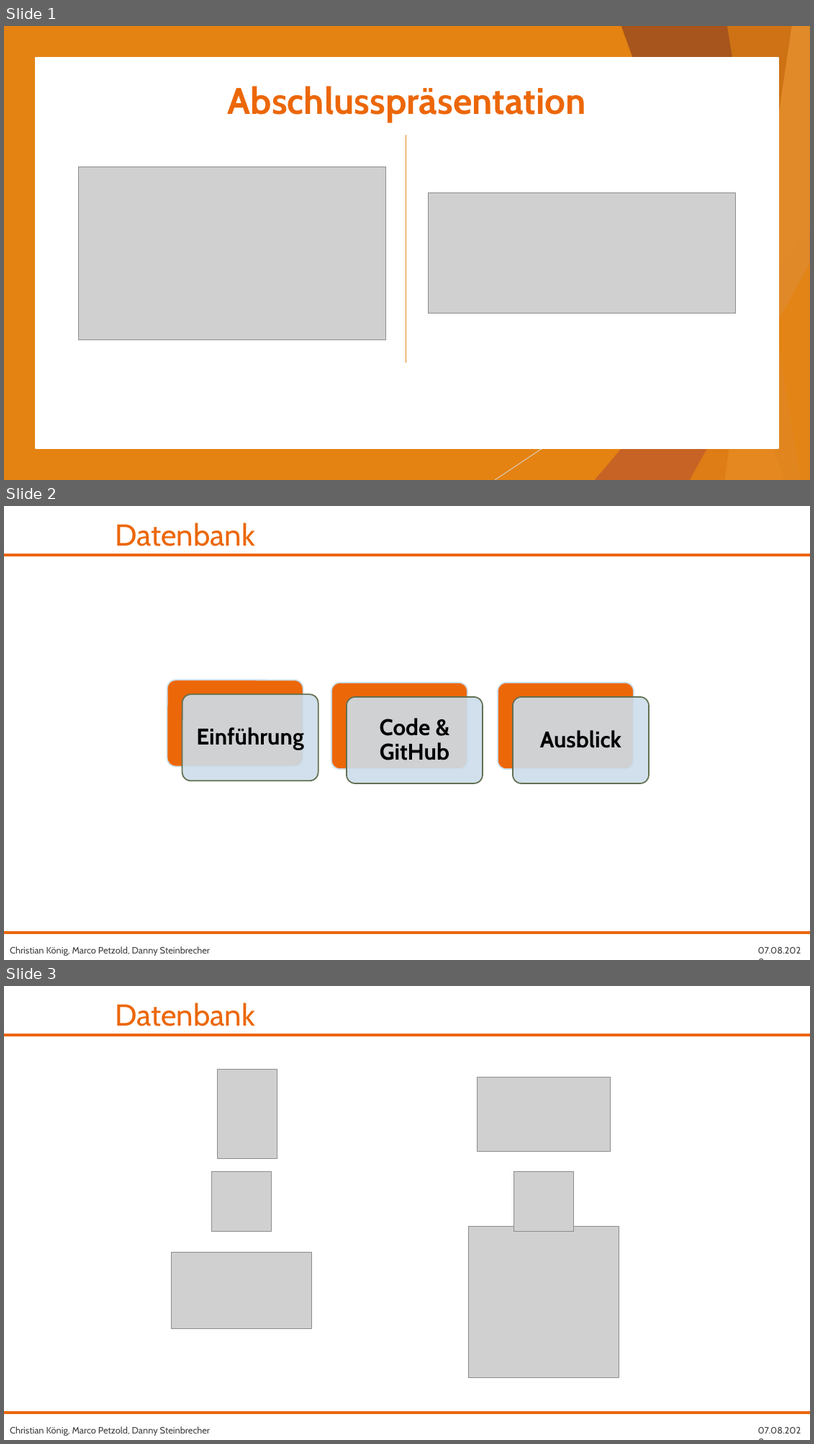
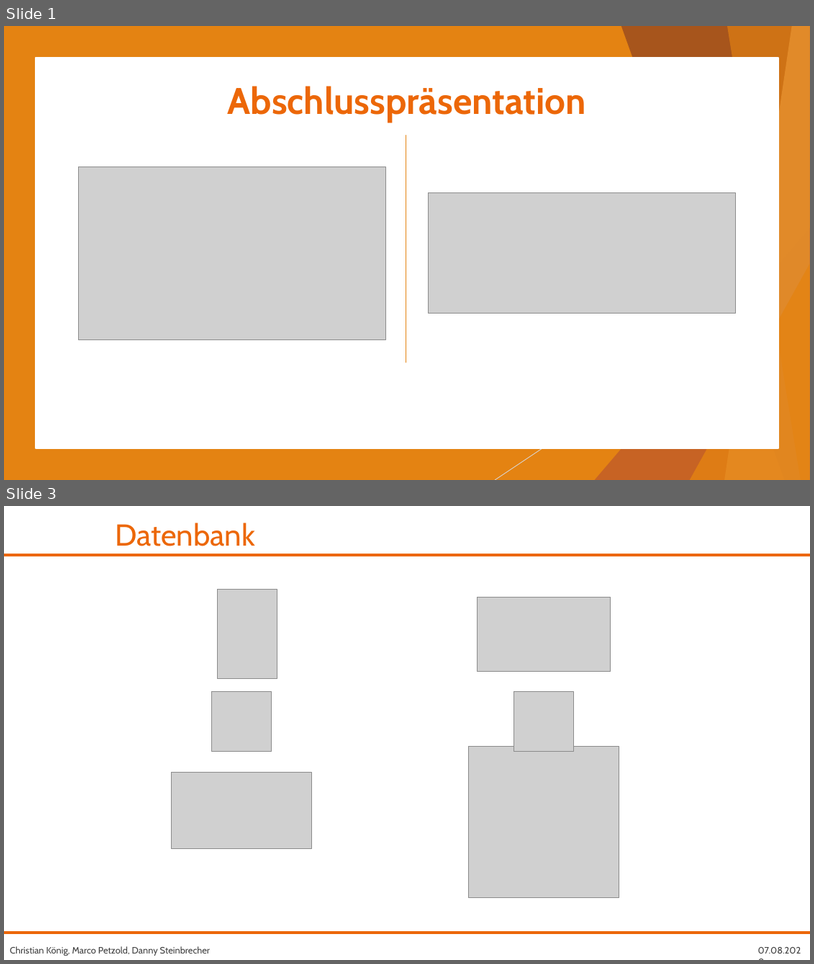
Before and after one commit to fh-erfurt/RentATool, a slide deck: share/presentations/Java 2/RentATool_17.07.2020.pptx. Shown one above the other, each under a label of ours: slides 1, 2 and 3 before the commit, slides 1 and 3 after it; the slides between them are not shown. The pictures are 814x1444 and 814x964 pixels, drawn with LibreOffice and Linux fonts; fonts in the diff are those of the drawing; grey boxes stand for pictures; background and template pictures are left out. Boxes give left, top, right and bottom in pixels: in the first picture for what was removed or moved away, otherwise in the second. Text is boxed around its words. In the diff, an @@ line names an element or a change of style, - is before the commit and + after.

```diff
--- a/share/presentations/Java 2/RentATool_17.07.2020.pptx
+++ b/share/presentations/Java 2/RentATool_17.07.2020.pptx
@@ slide 2 removed at [4, 506, 810, 960], background #FFFFFF; not listed: 4 template elements that a slide beside it also shows @@
@@ text removed at [116, 523, 256, 546] @@
-Datenbank
@@ group removed at [167, 680, 650, 783]: 6 rounded rectangles, 3 texts @@
-Einführung
-Code & GitHub
-Ausblick
```
Also in this commit, not shown: 3 slides added, 1 other file.
